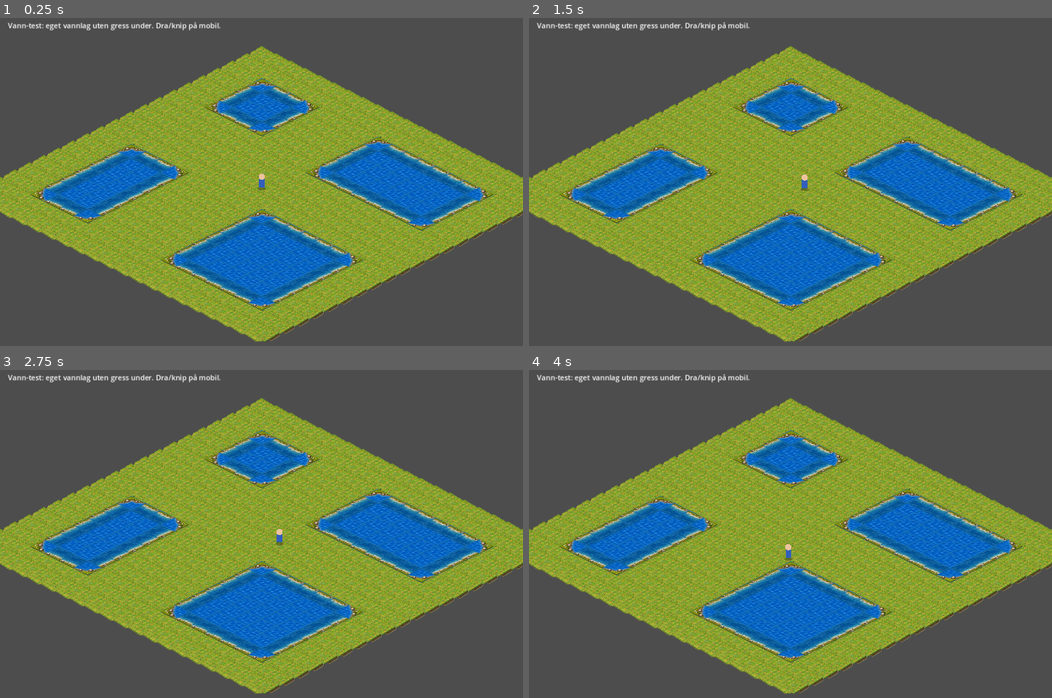
Above: before the commit, frames 1-4 (two rows, left to right).
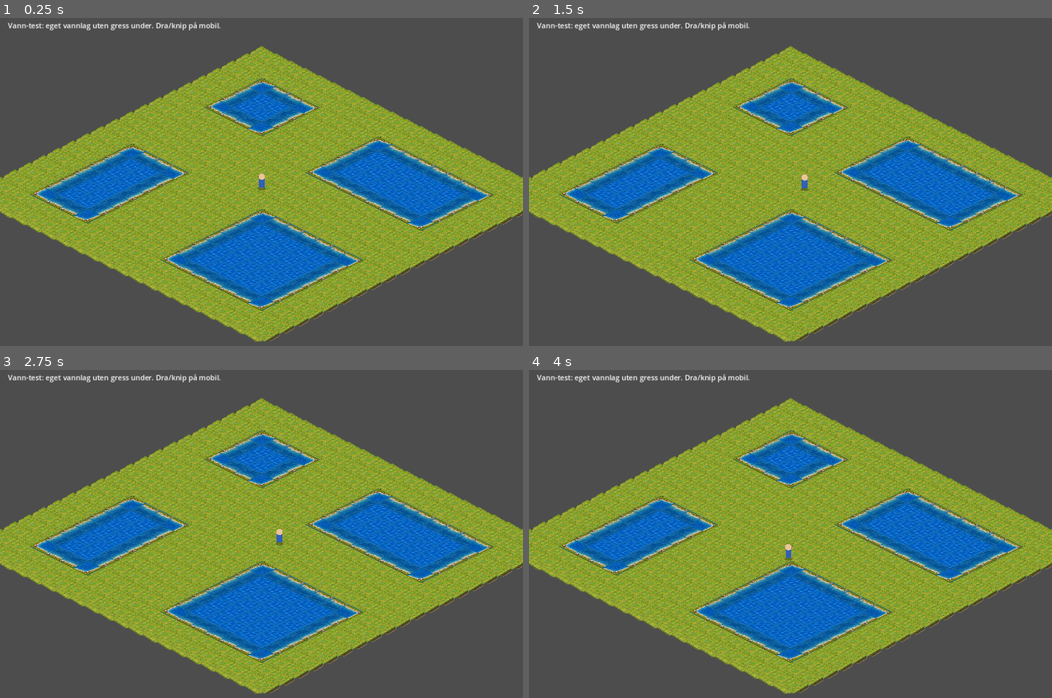
Above: after the commit, the same moments.

Repository: hkolberg/lille-gaardsliv
Game: Godot game, scene res://main.tscn
Two runs of this game, one before a commit and one after it. Both use one fixed random seed, a clock stepped at 60 frames per second and the inputs below.
Inputs (mouse positions are in pixels of both pictures, inside the frame that each line leads up to):
- Up to frame 1 (0.25 s): no input
- Up to frame 2 (1.5 s): tap Enter at 0.5 s; move the mouse to (905, 175) at 0.52 s; hold D (move_right) 0.53-1.25 s; click (905, 175) at 0.67 s; drag from (685, 208) to (764, 260) at 1.27 s
- Up to frame 3 (2.75 s): move the mouse to (313, 468) at 2.02 s; hold D (move_right) from 2.03 s (still down)
- Up to frame 4 (4 s): release D (move_right) at 2.75 s; drag from (764, 612) to (633, 491) at 2.77 s; tap Space at 3.5 s; move the mouse to (947, 596) at 3.52 s; hold A (move_left) from 3.53 s (still down)

The runs differ from the first frame. In frame 1, 1.3% of the frame differs, in the area x 5-95%, y 18-90%; in frame 2, 1.3%; in frame 3, 1.3%; in frame 4, 1.3%.

Commit message:
Use new full-width lake outer corner assets

Diff:
--- a/godot/main.gd
+++ b/godot/main.gd
@@ -15,6 +15,7 @@
 const ASSET_ROOT_WATERFIX := "res://gaardsliv_waterfix_v1/"
 const ASSET_ROOT_WATER_V2 := "res://gaardsliv_water_assets_v2/"
 const ASSET_ROOT_STRAIGHT_SHORES := "res://gaardsliv_straight_shore_edges_v1/"
+const ASSET_ROOT_OUTER_CORNERS := "res://gaardsliv_lake_outer_corners_v1/"
 const TILE_TEXTURE_ORIGIN := Vector2(48.0, 52.0)
 const PROP_TEXTURE_ORIGIN := Vector2(48.0, 108.0)
 
@@ -113,6 +114,13 @@
 	asset_textures["water_straight_ne"] = load(ASSET_ROOT_STRAIGHT_SHORES + "water/straight_edges/water_edge_ne.png")
 	asset_textures["water_straight_sw"] = load(ASSET_ROOT_STRAIGHT_SHORES + "water/straight_edges/water_edge_sw.png")
 	asset_textures["water_straight_se"] = load(ASSET_ROOT_STRAIGHT_SHORES + "water/straight_edges/water_edge_se.png")
+
+	# New outer-corner shoreline assets. These keep the land band at full
+	# thickness all the way to the two straight-edge neighbours.
+	asset_textures["water_outer_corner_n"] = load(ASSET_ROOT_OUTER_CORNERS + "water/outer_corners/water_outer_corner_n.png")
+	asset_textures["water_outer_corner_e"] = load(ASSET_ROOT_OUTER_CORNERS + "water/outer_corners/water_outer_corner_e.png")
+	asset_textures["water_outer_corner_s"] = load(ASSET_ROOT_OUTER_CORNERS + "water/outer_corners/water_outer_corner_s.png")
+	asset_textures["water_outer_corner_w"] = load(ASSET_ROOT_OUTER_CORNERS + "water/outer_corners/water_outer_corner_w.png")
 
 	# Keep v2 road textures available as emergency fallback while roads remain geometric.
 	for prefix in ["cobble", "gravel"]:
@@ -529,15 +537,16 @@
 		Dir.W:
 			return "water_straight_ne"
 
-		# Existing v2 visual assets are the four useful two-sided convex banks.
+		# Two adjacent land neighbours = an outer lake corner. The new corner
+		# assets are named by the visible tip of the isometric diamond.
 		Dir.N | Dir.W:
-			return "water_shore_n_v2"
+			return "water_outer_corner_n"
 		Dir.N | Dir.E:
-			return "water_shore_e_v2"
+			return "water_outer_corner_e"
 		Dir.E | Dir.S:
-			return "water_shore_s_v2"
+			return "water_outer_corner_s"
 		Dir.S | Dir.W:
-			return "water_shore_w_v2"
+			return "water_outer_corner_w"
 
 	# Narrow tips, opposite banks and concave cases do not yet have a verified
 	# matching structural asset. Plain water avoids drawing land through a
